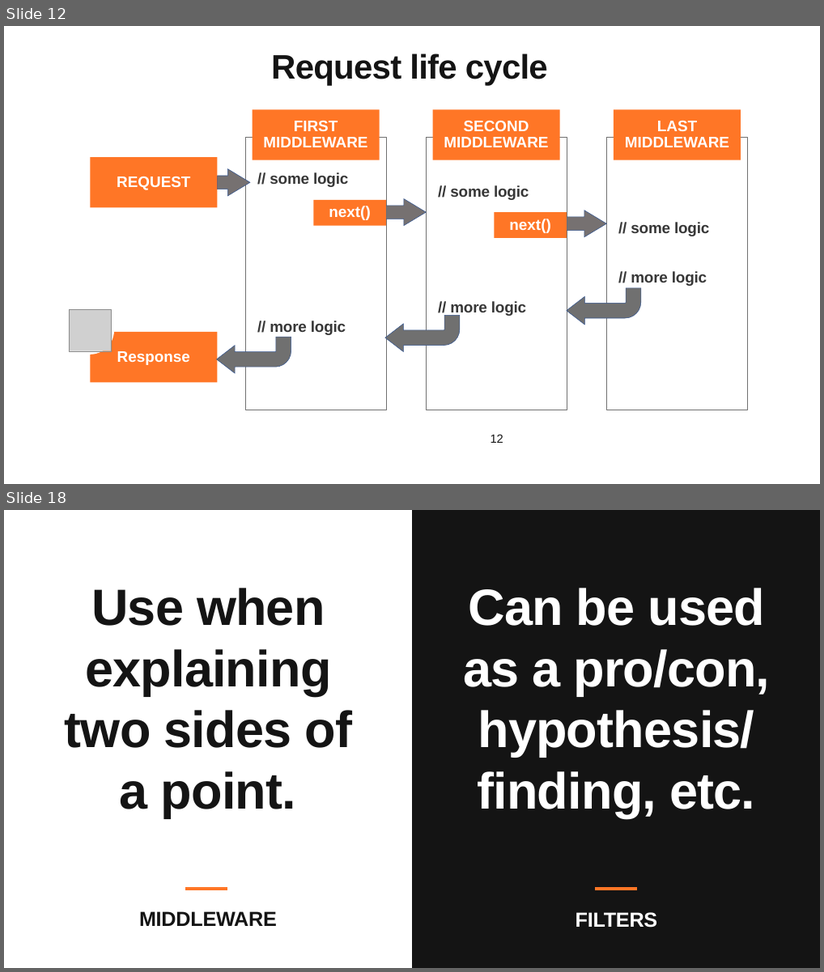
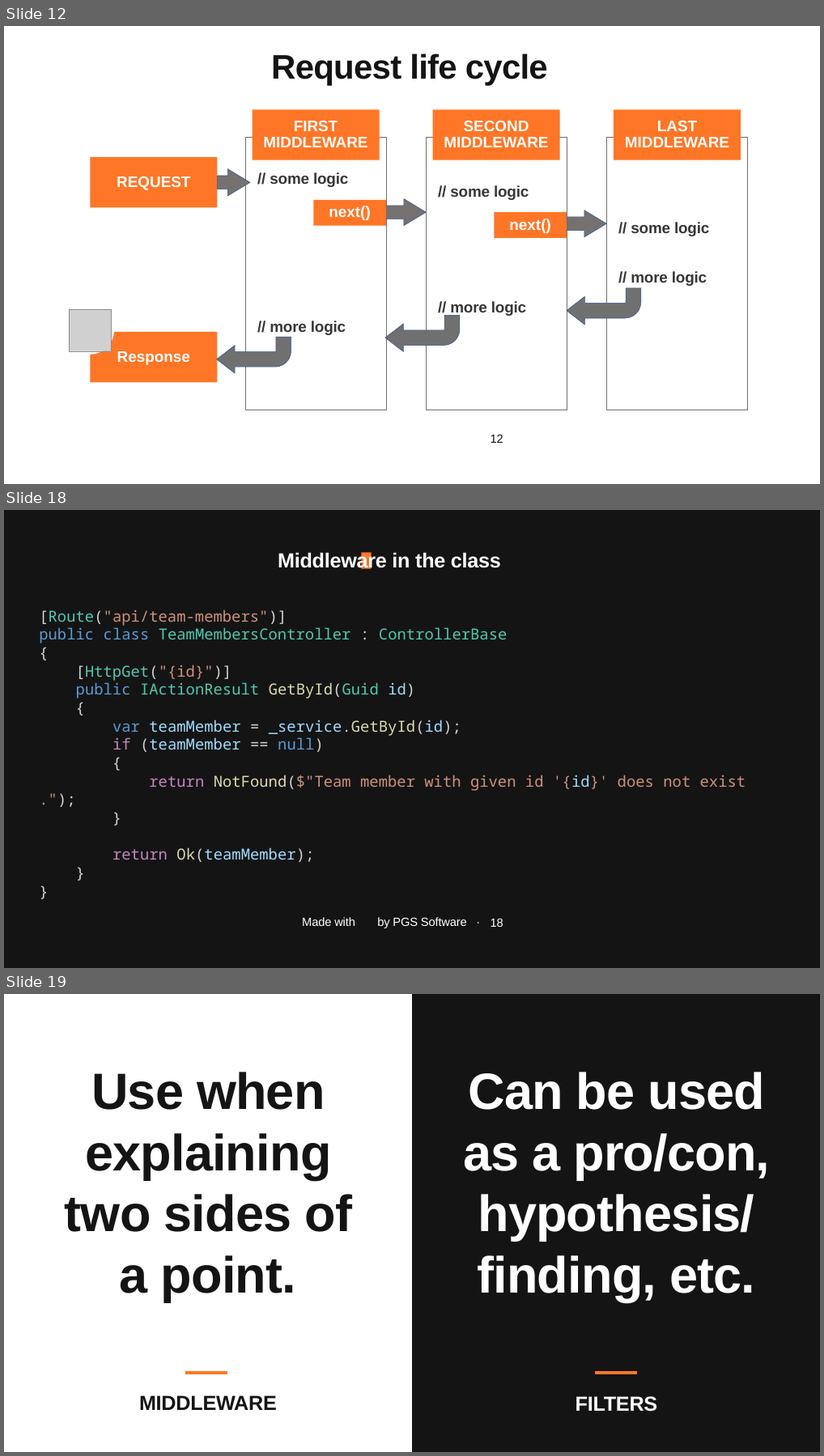
Before and after one commit to januszmarcinik/.NET-getting-started, a slide deck: PGS SharpDev.pptx. Shown one above the other, each under a label of ours: slides 12 and 18 before the commit, slides 12, 18 and 19 after it; the slides between them are not shown. The pictures are 824x972 and 824x1456 pixels, drawn with LibreOffice and Linux fonts; fonts in the diff are those of the drawing; grey boxes stand for pictures; background and template pictures are left out. Boxes give left, top, right and bottom in pixels: in the first picture for what was removed or moved away, otherwise in the second. Text is boxed around its words. In the diff, an @@ line names an element or a change of style, - is before the commit and + after.

Commit message:
Middleware options - examples

```diff
--- a/PGS SharpDev.pptx
+++ b/PGS SharpDev.pptx
@@ slide 18 added at bbox=[4, 510, 820, 968], background #141414 @@
@@ text added at bbox=[278, 552, 501, 569], 48 pt, text #FFFFFF, bold @@
+Middleware in the class
@@ text added at bbox=[39, 610, 747, 862], 36 pt, text #CE9178 @@
+[Route("api/team-members")]
+public class TeamMembersController : ControllerBase
+{
+[HttpGet("{id}")]
+public IActionResult GetById(Guid id)
+{
+var teamMember = _service.GetById(id);
+if (teamMember == null)
+{
+return NotFound($"Team member with given id '{id}' does not exist.");
+}
+return Ok(teamMember);
+}
+}
@@ text added at bbox=[302, 917, 467, 929], 28 pt, text #FFFFFF @@
+Made with by PGS Software ·
@@ page number added at bbox=[491, 918, 504, 927], 28 pt, text #FFFFFF @@
+18
@@ what was slide 18 is now slide 19 @@
```
Also in this commit, not shown: 5 slides changed, 11 other files.
